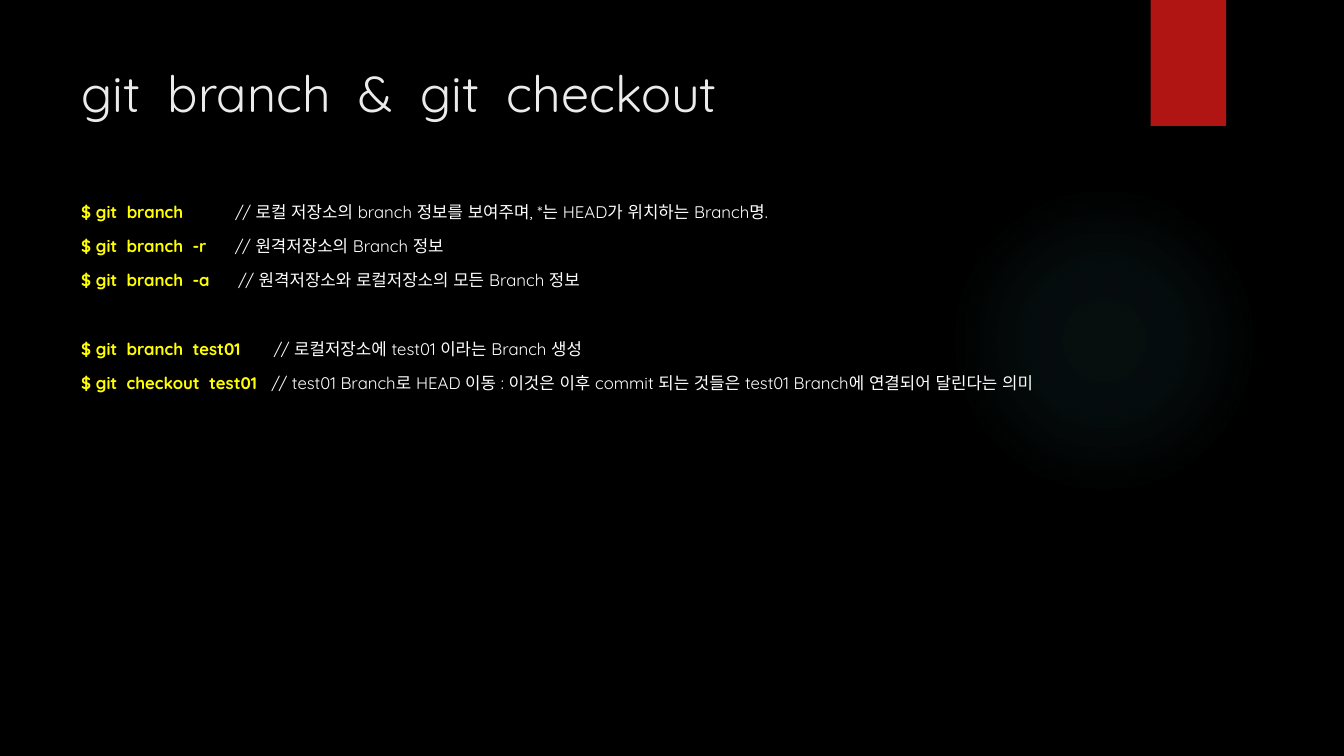
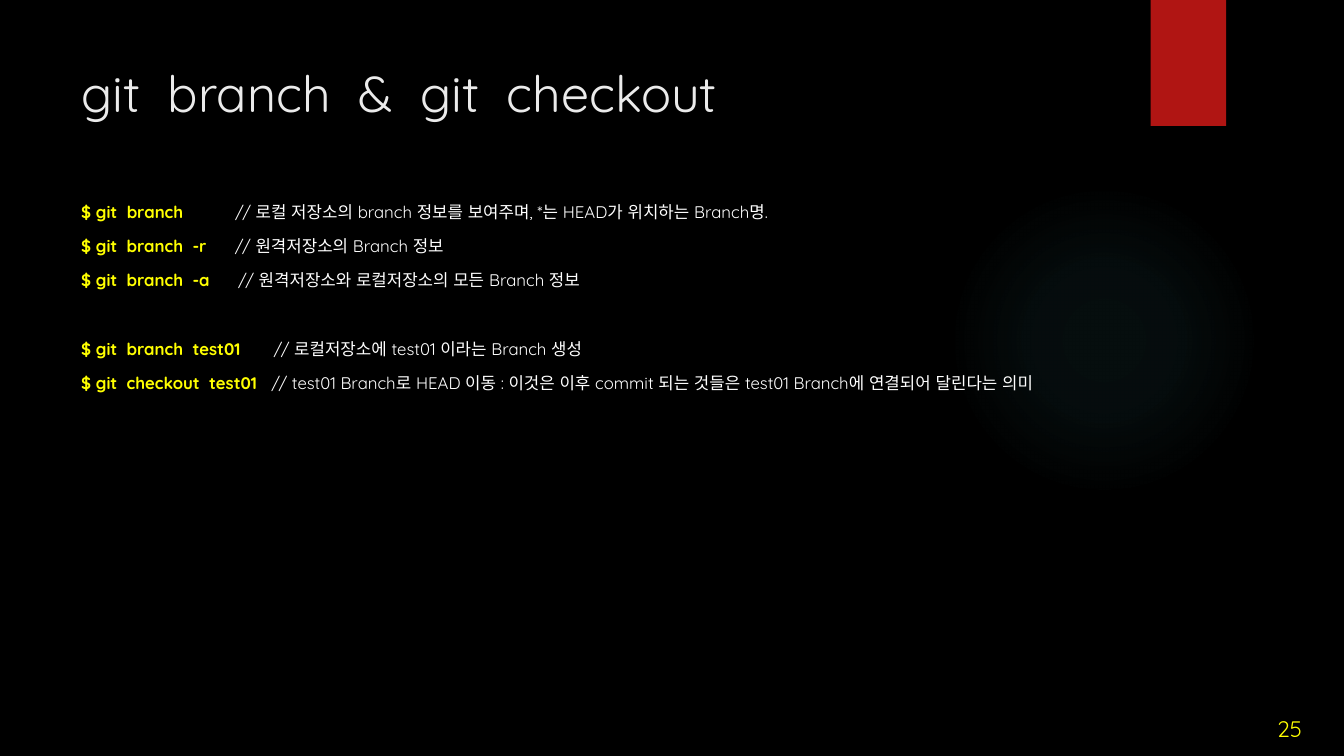
Before and after one commit to iredseal/Learning, a slide deck: slide 25 of Tools/git/SW 형상 관리.pptx. Drawn at 1344x756 pixels with LibreOffice and Linux fonts; fonts in the diff are those of the drawing; background and template pictures are left out. Boxes give left, top, right and bottom in pixels: in the first picture for what was removed or moved away, otherwise in the second. Text is boxed around its words. In the diff, an @@ line names an element or a change of style, - is before the commit and + after.

```diff
--- a/Tools/git/SW 형상 관리.pptx
+++ b/Tools/git/SW 형상 관리.pptx
@@ page number added at bbox=[1277, 721, 1302, 737], 16 pt, text #FFFF00 @@
+25
```
Also in this commit, not shown: 25 other slides changed, 1 other file.
